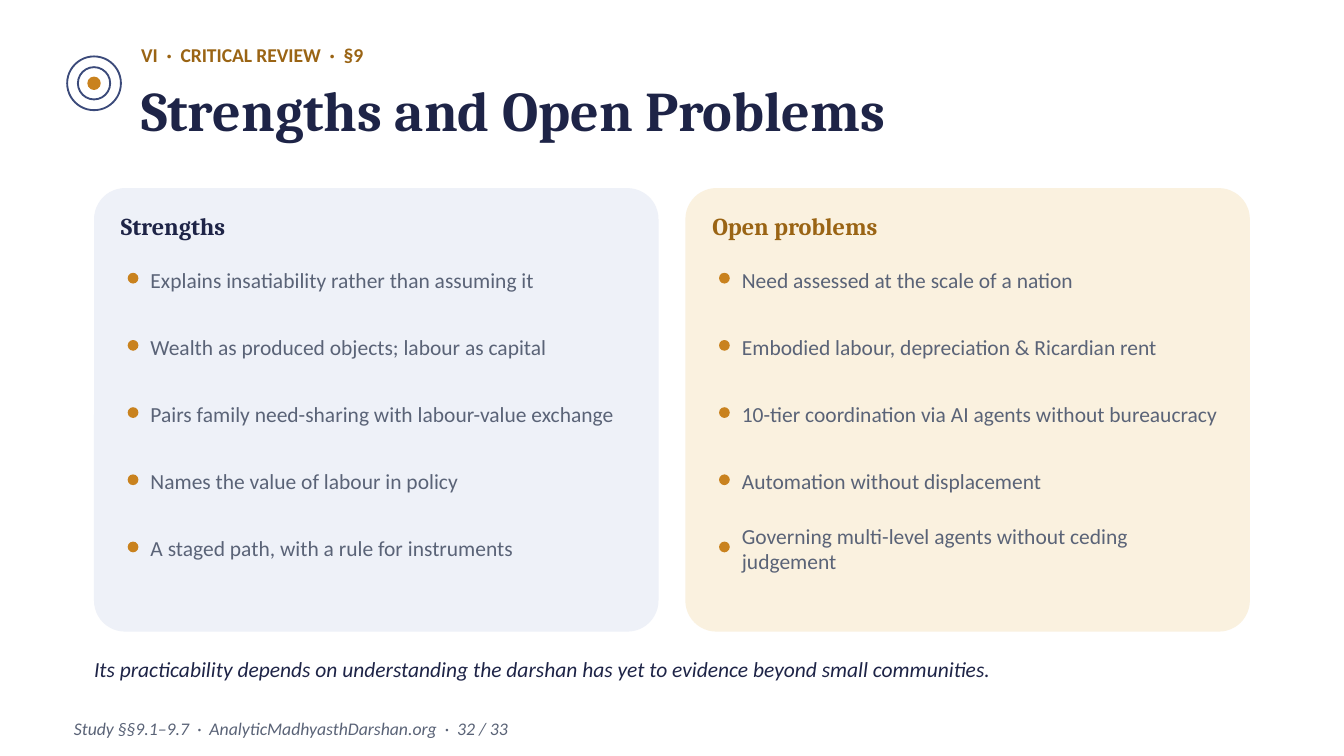
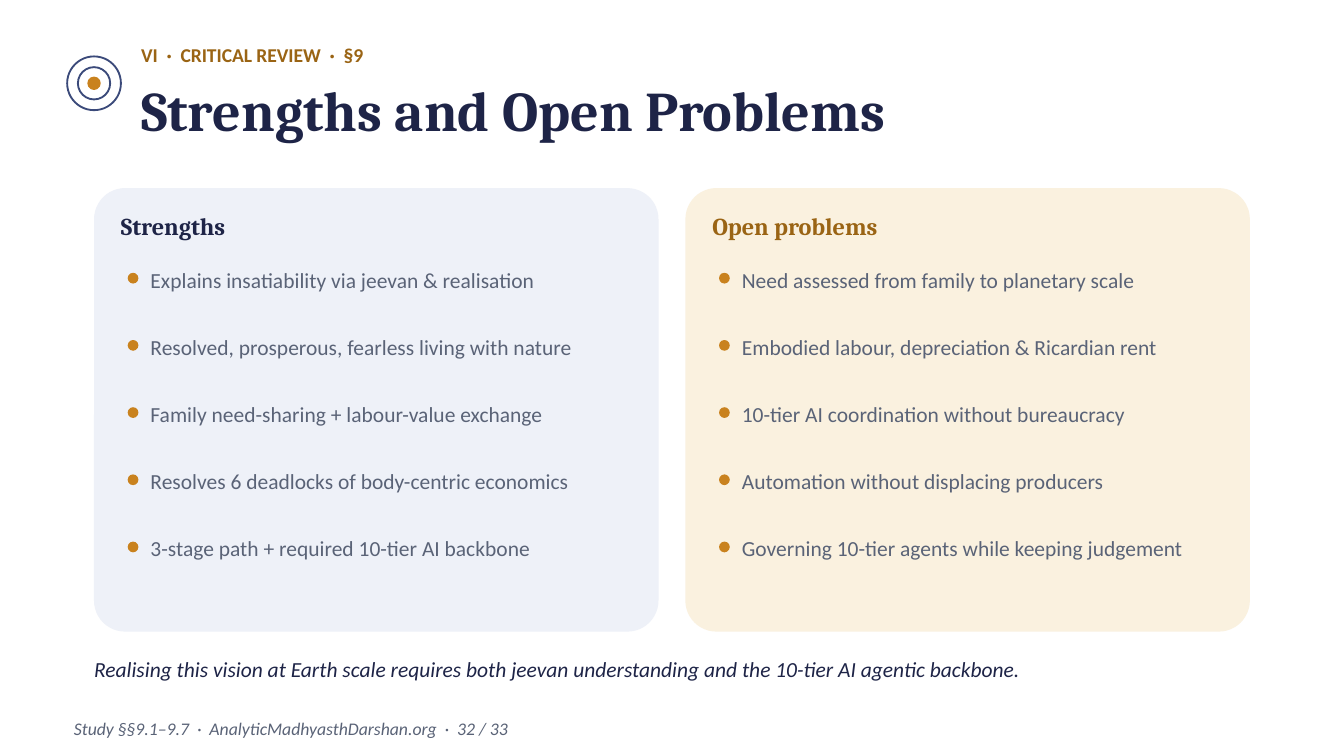
Before and after one commit to raghavamohan/AnalyticMadhyasthDarshan, a slide deck: slide 32 of Studies/Prosperity-Economics-And-Right-Use/Prosperity-Economics-And-Right-Use-Madhyasth-Darshan.pptx. Drawn at 1344x756 pixels with LibreOffice and Linux fonts; fonts in the diff are those of the drawing. Boxes give left, top, right and bottom in pixels: in the first picture for what was removed or moved away, otherwise in the second. Text is boxed around its words. In the diff, an @@ line names an element or a change of style, - is before the commit and + after.

Commit message:
Update Prosperity Economics presentation decks for Earth-scale vision and 10-tier AI backbone

```diff
--- a/Studies/Prosperity-Economics-And-Right-Use/Prosperity-Economics-And-Right-Use-Madhyasth-Darshan.pptx
+++ b/Studies/Prosperity-Economics-And-Right-Use/Prosperity-Economics-And-Right-Use-Madhyasth-Darshan.pptx
@@ text at [150,273,534,292]: text changed @@
-Explains insatiability rather than assuming it
+Explains insatiability via jeevan & realisation
@@ text at [742,273,1134,292]: text changed @@
-Need assessed at the scale of a nation
+Need assessed from family to planetary scale
@@ text at [150,340,571,359]: text changed @@
-Wealth as produced objects; labour as capital
+Resolved, prosperous, fearless living with nature
@@ text at [150,407,542,426]: text changed @@
-Pairs family need-sharing with labour-value exchange
+Family need-sharing + labour-value exchange
@@ text at [742,407,1124,426]: text changed @@
-10-tier coordination via AI agents without bureaucracy
+10-tier AI coordination without bureaucracy
@@ text at [150,474,568,493]: text changed @@
-Names the value of labour in policy
+Resolves 6 deadlocks of body-centric economics
@@ text at [742,474,1103,493]: text changed @@
-Automation without displacement
+Automation without displacing producers
@@ text at [150,541,530,560]: text changed @@
-A staged path, with a rule for instruments
+3-stage path + required 10-tier AI backbone
@@ text at [742,541,1183,560]: text changed @@
-Governing multi-level agents without ceding judgement
+Governing 10-tier agents while keeping judgement
@@ text at [94,662,1020,681]: text changed @@
-Its practicability depends on understanding the darshan has yet to evidence beyond small communities.
+Realising this vision at Earth scale requires both jeevan understanding and the 10-tier AI agentic backbone.
```
Also in this commit, not shown: 21 other slides changed, 2 other files.
